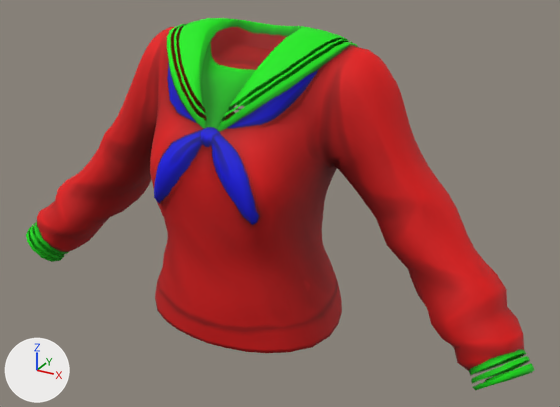
Two versions of the FBX model Assets/BoZo_StylizedModularCharacters/Outfits/Base/Top/Outfit_Top_Seifuku/BSMC_Outfit_Top_Seifuku.fbx, one commit apart.
Both versions are drawn from a camera (50 mm lens) standing at (0.573, -0.96, 1.711) and looking at (0.057, -0.022, 1.242). Lighting does not change. The marker at lower left points along +X, +Y and +Z.

Script lines for the objects in view, before the commit:
```python
me_mesh = bpy.data.meshes.new('Mesh')
me_mesh.from_pydata(...)  # 1524 vertices, 1596 faces; spans x -45.4..45.4, y 104.0..149.8, z -10.7..15.0
me_mesh.materials.append(mat_bsmc_outfit_top_seifuku_mat)  # picture img_bsmc_seifuku_d_png
ob_bsmc_outfit_top_seifuku = bpy.data.objects.new('BSMC_Outfit_Top_Seifuku', me_mesh)
ob_bsmc_outfit_top_seifuku.location = (0.0, 0.0, 0.0)
ob_bsmc_outfit_top_seifuku.rotation_euler = (1.571, 0.0, 0.0)  # degrees (90, 0, 0)
ob_bsmc_outfit_top_seifuku.scale = (0.01, 0.01, 0.01)
```
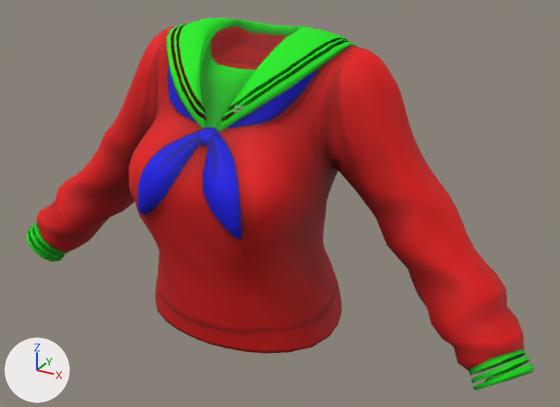
The newer file adds a shape key; the second version is drawn at full value of the shape key 'Shape_Chest' of 'Top_Seifuku', and the change is written as the vertex moves it makes.

Edits to the scene script, one JSON object a line:
```json
{"block": "me_mesh", "where": "# used by ob_bsmc_outfit_top_seifuku; location = (0.0, 0.0, 0.0); rotation_euler = (1.571, 0.0, 0.0), in degrees (90, 0, 0); scale = (0.01, 0.01, 0.01)"}
{"op": "remove", "block": "me_mesh", "code": "me_mesh.from_pydata(...)  # 1524 vertices, 1596 faces; spans x -45.4..45.4, y 104.0..149.8, z -10.7..15.0"}
{"op": "add", "block": "me_mesh", "code": "me_mesh.from_pydata(...)  # 1524 vertices, 1596 faces; spans x -45.4..45.4, y 104.0..149.8, z -10.7..18.7"}
{"block": "me_mesh", "change": "me_mesh part 1: 365 of 1524 vertices moved; they spanned x -16.5..16.5, y 104.8..140.2, z -7.4..15.0 and now span x -16.4..16.4, y 104.8..140.2, z -7.5..18.7; mean shift (0.0, 0.0, 1.3); largest move (8.3, 127.9, 13.9) -> (8.3, 127.3, 18.2)"}
```

Changed parts and their boxes (x1, y1, x2, y2) in the pictures (560 x 407 px; the box of a moved part takes in the faces that stretch with it):
```json
{"part": 1, "of": "me_mesh", "change": "moved or reshaped", "before": [128, 74, 369, 353], "after": [128, 74, 369, 353]}
```
